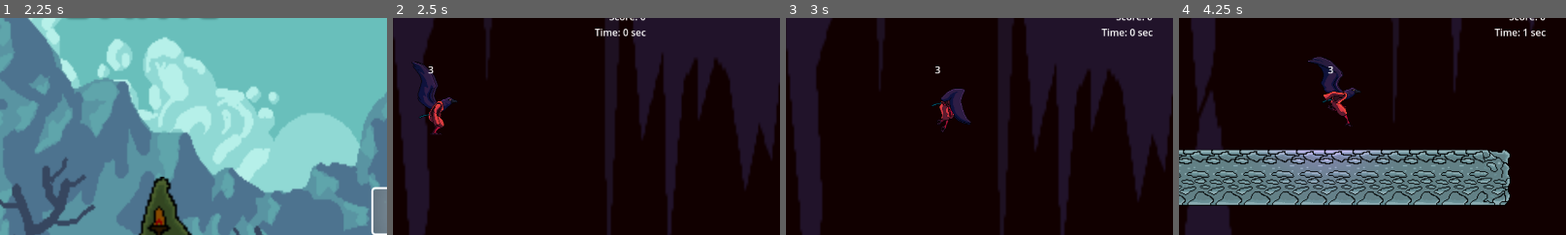
Above: before the commit, frames 1-4 (left to right).
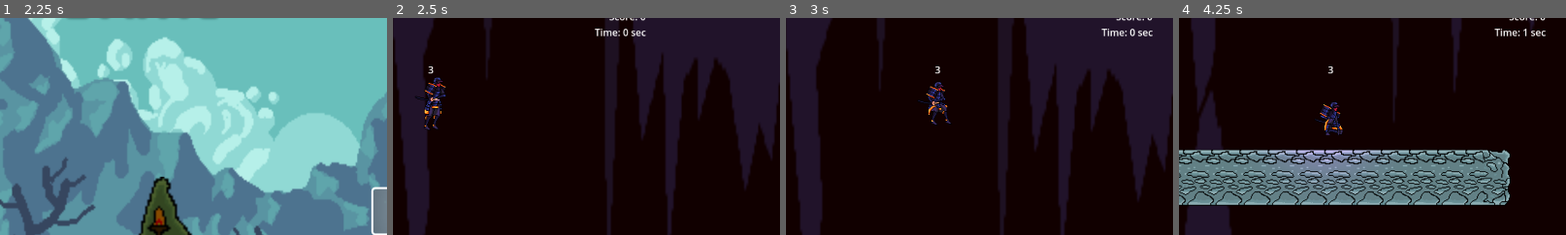
Above: after the commit, the same moments.

Repository: Neolanco/samurai-game
Game: Godot game, scene res://titlescreen.tscn
The game is run twice, just before and just after one commit, with the same random seed, the same clock (stepped at 60 frames per second) and the same inputs.
Inputs:
- Up to frame 1 (2.25 s): click "Start Game!" at 0.5 s; click "Start Game!" at 1.25 s; tap Enter (ui_accept) at 2 s; hold Right (ui_right) from 2.03 s (still down); hold Space from 2.03 s (still down)
- Up to frame 2 (2.5 s): keep holding Right (ui_right); keep holding Space; tap Enter (ui_accept) at 2.27 s
- Up to frame 3 (3 s): release Right (ui_right) at 2.78 s; release Space at 2.78 s; hold W from 2.78 s (still down); tap Shift at 2.85 s
- Up to frame 4 (4.25 s): keep holding W; tap Enter (ui_accept) at 3.02 s; hold Q from 3.53 s (still down)
The pictures show only the part of the screen within x 0-50%, y 29-79%; the shares and areas given below are measured in that part.

Frame 1 is identical in both runs. In frame 2, 1.2% of the frame differs, in the area x 5-17%, y 20-54%; in frame 3, 1.3%; in frame 4, 1.6%, in the area x 33-47%, y 17-55%.

Commit message:
BessererPlayerSprite

Diff:
--- a/platforms/dirt9_2-1.tscn
+++ b/platforms/dirt9_2-1.tscn
@@ -15,3 +15,6 @@
 
 [node name="Torch2" parent="." instance=ExtResource("2_yjerb")]
 position = Vector2(5705, -242)
+
+[node name="Torch3" parent="." instance=ExtResource("2_yjerb")]
+position = Vector2(10605, -592)
--- a/player_1.gd
+++ b/player_1.gd
@@ -22,7 +22,7 @@
 var high_score: int = 0
 var time: float = 0
 @onready
-var sprites = [$Sprite_Idle, $Sprite_Walking, $Sprite_Jump, $Sprite_Run]
+var sprites = [$Sprite_Idle_Samurai, $Sprite_Walking_Samurai, $Sprite_Jump_Samurai, $Sprite_Run_Samurai]
 var is_jumping_since: float = 0
 var can_move = true
 var health: int = 3
@@ -87,10 +87,9 @@
 	floating_seconds = 10 ** 18
 
 func flip_player():
-	$"Sprite_Idle".flip_h = velocity.x < 0
-	$"Sprite_Walking".flip_h = velocity.x < 0
-	$"Sprite_Death".flip_h = velocity.x < 0
-	$"Sprite_Jump".flip_h = velocity.x < 0
+	for s in sprites:
+		if velocity.x != 0.0:
+			s.flip_h = velocity.x < 0
 
 func update_score(delta):
 	time += delta
@@ -118,7 +117,7 @@
 func add_animation(delta):
 	is_jumping_since += delta
 	if !is_on_floor():
-		start_animation($Sprite_Jump)
+		start_animation($Sprite_Jump_Samurai)
 		is_jumping_since = 0
 		return
 
@@ -127,18 +126,21 @@
 
 	# Changes the animation based on velocity
 	if abs(velocity.x) > 0:
-		if $Sprite_Walking.is_visible() || $Sprite_Run.is_visible():
+		if $Sprite_Walking_Samurai.is_visible() || $Sprite_Run_Samurai.is_visible():
 			pass
 		elif abs(velocity.x) == (MAX_VELOCITY.x):
-			start_animation($Sprite_Run)
+			start_animation($Sprite_Run_Samurai)
 		else:
-			start_animation($Sprite_Walking)
+			if abs(velocity.x) > 400:
+				start_animation($Sprite_Run_Samurai)
+			else:
+				start_animation($Sprite_Walking_Samurai)
 		return
 
-	if $Sprite_Idle.is_visible():
+	if $Sprite_Idle_Samurai.is_visible():
 		pass
 	else:
-		start_animation($Sprite_Idle)
+		start_animation($Sprite_Idle_Samurai)
 
 func update_health():
 	$"HealthLabel".text = str(health)
--- a/player_1.tscn
+++ b/player_1.tscn
@@ -1,50 +1,46 @@
-[gd_scene load_steps=52 format=3 uid="uid://bplbj3sfn2no5"]
-
-[ext_resource type="Texture2D" uid="uid://diw4l2nylk1sx" path="res://sprites/crow/Walk/1.PNG" id="1_5j1c5"]
+[gd_scene load_steps=49 format=3 uid="uid://bplbj3sfn2no5"]
+
 [ext_resource type="Script" path="res://player_1.gd" id="1_5xx3n"]
 [ext_resource type="Texture2D" uid="uid://b5gncipbhu4rv" path="res://sprites/crow_centred/idle1/1.PNG" id="1_ykod0"]
 [ext_resource type="Texture2D" uid="uid://buli42slg74mi" path="res://sprites/crow_centred/idle1/2.PNG" id="2_iu1r7"]
-[ext_resource type="Texture2D" uid="uid://ub2paoq8yxy6" path="res://sprites/crow/Walk/2.PNG" id="2_slwrh"]
 [ext_resource type="Texture2D" uid="uid://dql356fs2cx8o" path="res://sprites/crow_centred/idle1/3.PNG" id="3_qekt8"]
-[ext_resource type="Texture2D" uid="uid://vy4wo7uvos5h" path="res://sprites/crow/Walk/3.PNG" id="3_vq0n4"]
 [ext_resource type="Texture2D" uid="uid://dskedmjfkvan7" path="res://sprites/crow_centred/idle1/4.PNG" id="4_t7aow"]
-[ext_resource type="Texture2D" uid="uid://coqlxnic4rk25" path="res://sprites/crow/Walk/4.PNG" id="4_vpsdl"]
 [ext_resource type="Texture2D" uid="uid://p365qmkhwg0k" path="res://sprites/crow_centred/idle1/5.PNG" id="5_dr4bg"]
-[ext_resource type="Texture2D" uid="uid://c60hwxmbvwqxc" path="res://sprites/crow/Walk/5.PNG" id="5_yjhme"]
 [ext_resource type="Texture2D" uid="uid://dh8lw7no0072r" path="res://sprites/crow_centred/idle1/6.PNG" id="6_dh81b"]
-[ext_resource type="Texture2D" uid="uid://bxka0l3stw5yr" path="res://sprites/crow/Walk/6.PNG" id="6_xc6g2"]
-[ext_resource type="Texture2D" uid="uid://boaelhmtbdsy6" path="res://sprites/crow/Walk/7.PNG" id="7_h48x0"]
-[ext_resource type="Texture2D" uid="uid://cv012npbaqmfs" path="res://sprites/crow/Walk/8.PNG" id="8_g35oo"]
-[ext_resource type="Texture2D" uid="uid://c25gul7vvahcx" path="res://sprites/crow_centred/dead/1.PNG" id="15_mhe0y"]
-[ext_resource type="Texture2D" uid="uid://dpbq4ei2h0plu" path="res://sprites/crow_centred/dead/2.PNG" id="16_gavox"]
-[ext_resource type="Texture2D" uid="uid://dtntsjwpasgef" path="res://sprites/crow_centred/dead/3.PNG" id="17_d6fmm"]
-[ext_resource type="Texture2D" uid="uid://dfqoiyo3x2hsr" path="res://sprites/crow_centred/dead/4.PNG" id="18_n584x"]
-[ext_resource type="Texture2D" uid="uid://bewgqd3ma18pt" path="res://sprites/crow_centred/dead/5.PNG" id="19_78w2e"]
-[ext_resource type="Texture2D" uid="uid://dv0newikxgyk" path="res://sprites/crow_centred/dead/6.PNG" id="20_ibgi1"]
-[ext_resource type="Texture2D" uid="uid://c7r4v18ir25rp" path="res://sprites/crow_centred/jump/1.PNG" id="21_hdqw5"]
-[ext_resource type="Texture2D" uid="uid://u4uow768qhgw" path="res://sprites/crow_centred/jump/2.PNG" id="22_42i2a"]
-[ext_resource type="Texture2D" uid="uid://dml34vfsfowv7" path="res://sprites/crow_centred/jump/3.PNG" id="23_asfri"]
-[ext_resource type="Texture2D" uid="uid://cv6ew8ltetwvu" path="res://sprites/crow_centred/jump/4.PNG" id="24_76smn"]
-[ext_resource type="Texture2D" uid="uid://bo5gmh1mcyn5q" path="res://sprites/crow_centred/jump/5.PNG" id="25_uwadl"]
-[ext_resource type="Texture2D" uid="uid://c1qs7b0e7jirs" path="res://sprites/crow_centred/jump/6.PNG" id="26_vpgjk"]
-[ext_resource type="Texture2D" uid="uid://cnsbog2vnonmy" path="res://sprites/crow_centred/jump/7.PNG" id="27_ejvea"]
-[ext_resource type="Texture2D" uid="uid://cfs20aan78vea" path="res://sprites/crow_centred/jump/8.PNG" id="28_6sxp1"]
-[ext_resource type="Texture2D" uid="uid://ph6mafmmahnv" path="res://sprites/crow_centred/jump/9.PNG" id="29_cj51l"]
-[ext_resource type="Texture2D" uid="uid://dcuwbbihx57n0" path="res://sprites/crow_centred/jump/10.PNG" id="30_udlbp"]
-[ext_resource type="Texture2D" uid="uid://bs8gx7y1v7thy" path="res://sprites/crow_centred/jump/11.PNG" id="31_x5y1h"]
-[ext_resource type="Texture2D" uid="uid://g4nkhxl1jjhm" path="res://sprites/crow_centred/jump/12.PNG" id="32_38eyl"]
-[ext_resource type="Texture2D" uid="uid://cxeurk7xxbbl2" path="res://sprites/crow_centred/jump/13.PNG" id="33_wjhgl"]
-[ext_resource type="Texture2D" uid="uid://cpaiivcxl0cs7" path="res://sprites/crow_centred/jump/14.PNG" id="34_mbslc"]
-[ext_resource type="Texture2D" uid="uid://cucgeg0hsrkrr" path="res://sprites/crow_centred/jump/15.PNG" id="35_gvnmv"]
-[ext_resource type="Texture2D" uid="uid://cq3qtl642vqrn" path="res://sprites/crow_centred/run/1.PNG" id="37_atxcr"]
-[ext_resource type="Texture2D" uid="uid://c0k87lcmn5tdw" path="res://sprites/crow_centred/run/2.PNG" id="38_wp4d4"]
-[ext_resource type="Texture2D" uid="uid://cewlgorswsll1" path="res://sprites/crow_centred/run/3.PNG" id="39_tatp4"]
-[ext_resource type="Texture2D" uid="uid://b0ebk70l4bwob" path="res://sprites/crow_centred/run/4.PNG" id="40_xjet7"]
-[ext_resource type="Texture2D" uid="uid://dmhp852vmrqji" path="res://sprites/crow_centred/run/5.PNG" id="41_lvvv8"]
-[ext_resource type="Texture2D" uid="uid://b7ghoay7mg062" path="res://sprites/crow_centred/run/6.PNG" id="42_rye6l"]
-[ext_resource type="Texture2D" uid="uid://dx3p2lb38olrr" path="res://sprites/crow_centred/run/7.PNG" id="43_a4ljg"]
-[ext_resource type="Texture2D" uid="uid://gxsrbf7kka5w" path="res://sprites/crow_centred/run/8.PNG" id="44_hy0xi"]
-[ext_resource type="Texture2D" uid="uid://dot8eo665aeqq" path="res://refrences/2D lighting tutorial/light.png" id="45_k6rje"]
+[ext_resource type="Texture2D" uid="uid://ue5mxhrytfyq" path="res://sprites/Samurai1/Samurai1_Movement/Samurai_1_walk_1.3.png" id="8_l8atr"]
+[ext_resource type="Texture2D" uid="uid://u5j646h7moni" path="res://sprites/Samurai1/Samurai1_Movement/Samurai_1_walk_1.4.png" id="9_0o3ne"]
+[ext_resource type="Texture2D" uid="uid://ggwolg8moxe3" path="res://sprites/Samurai1/Samurai1_Movement/Samurai_1_walk_1.5.png" id="10_sbg16"]
+[ext_resource type="Texture2D" uid="uid://fwexm18r3dut" path="res://sprites/Samurai1/Samurai1_Movement/Samurai_1_walk_1.6.png" id="11_d1hxg"]
+[ext_resource type="Texture2D" uid="uid://gyfa7xn7vx1t" path="res://sprites/Samurai1/Samurai1_Movement/Samurai_1_walk_1.7.png" id="12_ixj7b"]
+[ext_resource type="Texture2D" uid="uid://b7eikysj2vmf7" path="res://sprites/Samurai1/Samurai1_Movement/Samurai_1_walk_1.8.png" id="13_x3btq"]
+[ext_resource type="Texture2D" uid="uid://b67o42xpg58t0" path="res://sprites/Samurai1/Samurai1_Movement/Samurai_1_walk_1.9.png" id="14_3yoy8"]
+[ext_resource type="Texture2D" uid="uid://b32ll3rul3n5k" path="res://sprites/Samurai1/Samurai1_Movement/Samurai_1_Dead_1.1.png" id="15_ssn40"]
+[ext_resource type="Texture2D" uid="uid://uqv812mvbvad" path="res://sprites/Samurai1/Samurai1_Movement/Samurai_1_Dead_1.2.png" id="16_ymn76"]
+[ext_resource type="Texture2D" uid="uid://dfu4ss5viep2v" path="res://sprites/Samurai1/Samurai1_Movement/Samurai_1_Dead_1.3.png" id="17_rrk5n"]
+[ext_resource type="Texture2D" uid="uid://cm8ayjtaclbt2" path="res://sprites/Samurai1/Samurai1_Movement/Samurai_1_Dead_1.4.png" id="18_t4f21"]
+[ext_resource type="Texture2D" uid="uid://mnrakhxqvsqk" path="res://sprites/Samurai1/Samurai1_Movement/Samurai_1_Dead_1.5.png" id="19_uwbce"]
+[ext_resource type="Texture2D" uid="uid://ct15xqgph1tjs" path="res://sprites/Samurai1/Samurai1_Movement/Samurai_1_Dead_1.6.png" id="20_23yyd"]
+[ext_resource type="Texture2D" uid="uid://bt3j8wasqs0x0" path="res://sprites/Samurai1/Samurai1_Movement/Samurai_1_jump_1.4.png" id="24_pl402"]
+[ext_resource type="Texture2D" uid="uid://jrln8piuec2e" path="res://sprites/Samurai1/Samurai1_Movement/Samurai_1_jump_1.5.png" id="25_v0kdn"]
+[ext_resource type="Texture2D" uid="uid://c00yq1n85j1nu" path="res://sprites/Samurai1/Samurai1_Movement/Samurai_1_jump_1.6.png" id="26_cue47"]
+[ext_resource type="Texture2D" uid="uid://drhvpsxw5xjsa" path="res://sprites/Samurai1/Samurai1_Movement/Samurai_1_jump_1.7.png" id="27_ioys4"]
+[ext_resource type="Texture2D" uid="uid://bbk7223kt1ic1" path="res://sprites/Samurai1/Samurai1_Movement/Samurai_1_jump_1.8.png" id="28_dqoxr"]
+[ext_resource type="Texture2D" uid="uid://vc37w47w6kov" path="res://sprites/Samurai1/Samurai1_Movement/Samurai_1_jump_1.9.png" id="29_ps8tl"]
+[ext_resource type="Texture2D" uid="uid://dr5a88n5nyqul" path="res://sprites/Samurai1/Samurai1_Movement/Samurai_1_run_1.1.png" id="30_njkv7"]
+[ext_resource type="Texture2D" uid="uid://b1sv8in6ncdym" path="res://sprites/Samurai1/Samurai1_Movement/Samurai_1_run_1.2.png" id="31_bdquh"]
+[ext_resource type="Texture2D" uid="uid://2mhfp52umpeh" path="res://sprites/Samurai1/Samurai1_Movement/Samurai_1_run_1.3.png" id="32_ytlcj"]
+[ext_resource type="Texture2D" uid="uid://cjn1bxv5jh3yt" path="res://sprites/Samurai1/Samurai1_Movement/Samurai_1_run_1.4.png" id="33_t2jfj"]
+[ext_resource type="Texture2D" uid="uid://cqlh6pr2u1isx" path="res://sprites/Samurai1/Samurai1_Movement/Samurai_1_run_1.5.png" id="34_u72bu"]
+[ext_resource type="Texture2D" uid="uid://c562rc07aot77" path="res://sprites/Samurai1/Samurai1_Movement/Samurai_1_run_1.6.png" id="35_rbooy"]
+[ext_resource type="Texture2D" uid="uid://bv68uxf08fb4y" path="res://sprites/Samurai1/Samurai1_Movement/Samurai_1_run_1.7.png" id="36_oaeyp"]
+[ext_resource type="Texture2D" uid="uid://d0rl10rrj2vgc" path="res://sprites/Samurai1/Samurai1_Movement/Samurai_1_run_1.8.png" id="37_wv4rw"]
+[ext_resource type="Texture2D" uid="uid://bunoskcoxopj5" path="res://sprites/Samurai1/Samurai1_Movement/Samurai_1_idle_1.1.png" id="39_jhwaa"]
+[ext_resource type="Texture2D" uid="uid://dwlivcgeqnfv5" path="res://sprites/Samurai1/Samurai1_Movement/Samurai_1_idle_1.2.png" id="40_gumbg"]
+[ext_resource type="Texture2D" uid="uid://3baunose3gk5" path="res://sprites/Samurai1/Samurai1_Movement/Samurai_1_idle_1.3.png" id="41_5uvcb"]
+[ext_resource type="Texture2D" uid="uid://bok14q56jjgwr" path="res://sprites/Samurai1/Samurai1_Movement/Samurai_1_idle_1.4.png" id="42_g3qh7"]
+[ext_resource type="Texture2D" uid="uid://cjqv41ifst0um" path="res://sprites/Samurai1/Samurai1_Movement/Samurai_1_idle_1.5.png" id="43_5askq"]
+[ext_resource type="Texture2D" uid="uid://bhlqkmax1sgdk" path="res://sprites/Samurai1/Samurai1_Movement/Samurai_1_idle_1.6.png" id="44_tow18"]
+[ext_resource type="Texture2D" uid="uid://bb71jal7afl6n" path="res://refrences/2D lighting tutorial/light.png" id="45_k6rje"]
 
 [sub_resource type="RectangleShape2D" id="RectangleShape2D_u1a71"]
 size = Vector2(45, 89)
@@ -79,28 +75,25 @@
 animations = [{
 "frames": [{
 "duration": 1.0,
-"texture": ExtResource("1_5j1c5")
-}, {
-"duration": 1.0,
-"texture": ExtResource("2_slwrh")
-}, {
-"duration": 1.0,
-"texture": ExtResource("3_vq0n4")
-}, {
-"duration": 1.0,
-"texture": ExtResource("4_vpsdl")
-}, {
-"duration": 1.0,
-"texture": ExtResource("5_yjhme")
-}, {
-"duration": 1.0,
-"texture": ExtResource("6_xc6g2")
-}, {
-"duration": 1.0,
-"texture": ExtResource("7_h48x0")
-}, {
-"duration": 1.0,
-"texture": ExtResource("8_g35oo")
+"texture": ExtResource("8_l8atr")
+}, {
+"duration": 1.0,
+"texture": ExtResource("9_0o3ne")
+}, {
+"duration": 1.0,
+"texture": ExtResource("10_sbg16")
+}, {
+"duration": 1.0,
+"texture": ExtResource("11_d1hxg")
+}, {
+"duration": 1.0,
+"texture": ExtResource("12_ixj7b")
+}, {
+"duration": 1.0,
+"texture": ExtResource("13_x3btq")
+}, {
+"duration": 1.0,
+"texture": ExtResource("14_3yoy8")
 }],
 "loop": true,
 "name": &"default",
@@ -111,22 +104,22 @@
 animations = [{
 "frames": [{
 "duration": 1.0,
-"texture": ExtResource("15_mhe0y")
-}, {
-"duration": 1.0,
-"texture": ExtResource("16_gavox")
-}, {
-"duration": 1.0,
-"texture": ExtResource("17_d6fmm")
-}, {
-"duration": 1.0,
-"texture": ExtResource("18_n584x")
-}, {
-"duration": 1.0,
-"texture": ExtResource("19_78w2e")
-}, {
-"duration": 1.0,
-"texture": ExtResource("20_ibgi1")
+"texture": ExtResource("15_ssn40")
+}, {
+"duration": 1.0,
+"texture": ExtResource("16_ymn76")
+}, {
+"duration": 1.0,
+"texture": ExtResource("17_rrk5n")
+}, {
+"duration": 1.0,
+"texture": ExtResource("18_t4f21")
+}, {
+"duration": 1.0,
+"texture": ExtResource("19_uwbce")
+}, {
+"duration": 1.0,
+"texture": ExtResource("20_23yyd")
 }],
 "loop": false,
 "name": &"default",
@@ -137,49 +130,22 @@
 animations = [{
 "frames": [{
 "duration": 1.0,
-"texture": ExtResource("21_hdqw5")
-}, {
-"duration": 1.0,
-"texture": ExtResource("22_42i2a")
-}, {
-"duration": 1.0,
-"texture": ExtResource("23_asfri")
-}, {
-"duration": 1.0,
-"texture": ExtResource("24_76smn")
-}, {
-"duration": 1.0,
-"texture": ExtResource("25_uwadl")
-}, {
-"duration": 1.0,
-"texture": ExtResource("26_vpgjk")
-}, {
-"duration": 1.0,
-"texture": ExtResource("27_ejvea")
-}, {
-"duration": 1.0,
-"texture": ExtResource("28_6sxp1")
-}, {
-"duration": 1.0,
-"texture": ExtResource("29_cj51l")
-}, {
-"duration": 1.0,
-"texture": ExtResource("30_udlbp")
-}, {
-"duration": 1.0,
-"texture": ExtResource("31_x5y1h")
-}, {
-"duration": 1.0,
-"texture": ExtResource("32_38eyl")
-}, {
-"duration": 1.0,
-"texture": ExtResource("33_wjhgl")
-}, {
-"duration": 1.0,
-"texture": ExtResource("34_mbslc")
-}, {
-"duration": 1.0,
-"texture": ExtResource("35_gvnmv")
+"texture": ExtResource("24_pl402")
+}, {
+"duration": 1.0,
+"texture": ExtResource("25_v0kdn")
+}, {
+"duration": 1.0,
+"texture": ExtResource("26_cue47")
+}, {
+"duration": 1.0,
+"texture": ExtResource("27_ioys4")
+}, {
+"duration": 1.0,
+"texture": ExtResource("28_dqoxr")
+}, {
+"duration": 1.0,
+"texture": ExtResource("29_ps8tl")
 }],
 "loop": false,
 "name": &"default",
@@ -190,32 +156,58 @@
 animations = [{
 "frames": [{
 "duration": 1.0,
-"texture": ExtResource("37_atxcr")
-}, {
-"duration": 1.0,
-"texture": ExtResource("38_wp4d4")
-}, {
-"duration": 1.0,
-"texture": ExtResource("39_tatp4")
-}, {
-"duration": 1.0,
-"texture": ExtResource("40_xjet7")
-}, {
-"duration": 1.0,
-"texture": ExtResource("41_lvvv8")
-}, {
-"duration": 1.0,
-"texture": ExtResource("42_rye6l")
-}, {
-"duration": 1.0,
-"texture": ExtResource("43_a4ljg")
-}, {
-"duration": 1.0,
-"texture": ExtResource("44_hy0xi")
+"texture": ExtResource("30_njkv7")
+}, {
+"duration": 1.0,
+"texture": ExtResource("31_bdquh")
+}, {
+"duration": 1.0,
+"texture": ExtResource("32_ytlcj")
+}, {
+"duration": 1.0,
+"texture": ExtResource("33_t2jfj")
+}, {
+"duration": 1.0,
+"texture": ExtResource("34_u72bu")
+}, {
+"duration": 1.0,
+"texture": ExtResource("35_rbooy")
+}, {
+"duration": 1.0,
+"texture": ExtResource("36_oaeyp")
+}, {
+"duration": 1.0,
+"texture": ExtResource("37_wv4rw")
 }],
 "loop": true,
 "name": &"default",
 "speed": 8.0
+}]
+
+[sub_resource type="SpriteFrames" id="SpriteFrames_0n7kj"]
+animations = [{
+"frames": [{
+"duration": 1.0,
+"texture": ExtResource("39_jhwaa")
+}, {
+"duration": 1.0,
+"texture": ExtResource("40_gumbg")
+}, {
+"duration": 1.0,
+"texture": ExtResource("41_5uvcb")
+}, {
+"duration": 1.0,
+"texture": ExtResource("42_g3qh7")
+}, {
+"duration": 1.0,
+"texture": ExtResource("43_5askq")
+}, {
+"duration": 1.0,
+"texture": ExtResource("44_tow18")
+}],
+"loop": true,
+"name": &"default",
+"speed": 5.0
 }]
 
 [node name="Player1" type="CharacterBody2D"]
@@ -228,6 +220,7 @@
 shape = SubResource("RectangleShape2D_u1a71")
 
 [node name="Sprite_Idle" type="AnimatedSprite2D" parent="."]
+visible = false
 position = Vector2(10, -7)
 sprite_frames = SubResource("SpriteFrames_cbhj6")
 frame_progress = 0.632772
@@ -241,14 +234,12 @@
 visible = false
 position = Vector2(9, -7)
 sprite_frames = SubResource("SpriteFrames_k12co")
-frame = 5
 frame_progress = 1.0
 
 [node name="Sprite_Jump" type="AnimatedSprite2D" parent="."]
 visible = false
 position = Vector2(13, -7)
 sprite_frames = SubResource("SpriteFrames_wntjj")
-frame = 14
 frame_progress = 1.0
 
 [node name="Sprite_Run" type="AnimatedSprite2D" parent="."]
@@ -271,3 +262,38 @@
 energy = 0.5
 texture = ExtResource("45_k6rje")
 texture_scale = 0.6
+
+[node name="Sprite_Idle_Samurai" type="AnimatedSprite2D" parent="."]
+position = Vector2(20.1666, -31.4999)
+scale = Vector2(1.16406, 1.16406)
+sprite_frames = SubResource("SpriteFrames_0n7kj")
+frame_progress = 0.72739
+
+[node name="Sprite_Walking_Samurai" type="AnimatedSprite2D" parent="."]
+visible = false
+position = Vector2(17.6667, -36.3333)
+scale = Vector2(1.24479, 1.24479)
+sprite_frames = SubResource("SpriteFrames_7mfx8")
+
+[node name="Sprite_Death_Samurai" type="AnimatedSprite2D" parent="."]
+visible = false
+position = Vector2(20.9167, -42.9167)
+scale = Vector2(1.35026, 1.35026)
+sprite_frames = SubResource("SpriteFrames_k12co")
+frame_progress = 1.0
+
+[node name="Sprite_Jump_Samurai" type="AnimatedSprite2D" parent="."]
+visible = false
+position = Vector2(5.33333, -35.3333)
+scale = Vector2(1.23177, 1.23177)
+sprite_frames = SubResource("SpriteFrames_wntjj")
+frame = 5
+frame_progress = 1.0
+speed_scale = 0.2
+
+[node name="Sprite_Run_Samurai" type="AnimatedSprite2D" parent="."]
+visible = false
+position = Vector2(35.3333, -40)
+scale = Vector2(1.29688, 1.29688)
+sprite_frames = SubResource("SpriteFrames_co63i")
+frame_progress = 0.26668
Binary file changed: sprites/Samurai1/Samurai1_Movement/Samurai_1_hurt_1.1.png
Binary file changed: sprites/Samurai1/Samurai1_Movement/Samurai_1_idle_1.1.png
Binary file changed: sprites/Samurai1/Samurai1_Movement/Samurai_1_idle_1.2.png
Binary file changed: sprites/Samurai1/Samurai1_Movement/Samurai_1_idle_1.3.png
Binary file changed: sprites/Samurai1/Samurai1_Movement/Samurai_1_idle_1.4.png
Binary file changed: sprites/Samurai1/Samurai1_Movement/Samurai_1_idle_1.5.png
Binary file changed: sprites/Samurai1/Samurai1_Movement/Samurai_1_idle_1.6.png
Binary file changed: sprites/Samurai1/Samurai1_Movement/Samurai_1_jump_1.6.png
